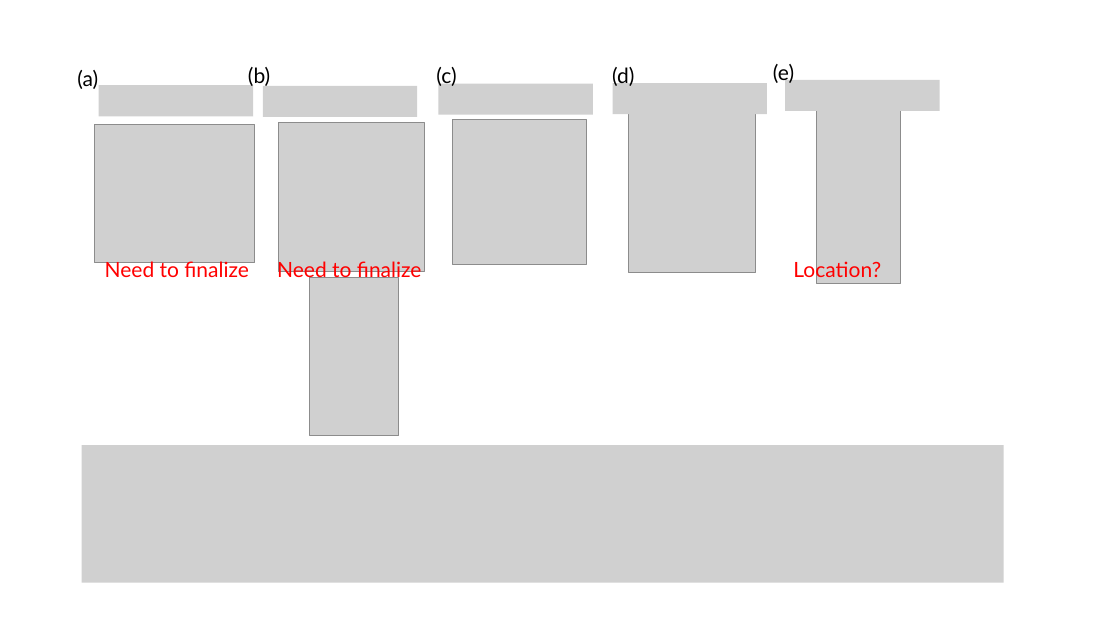
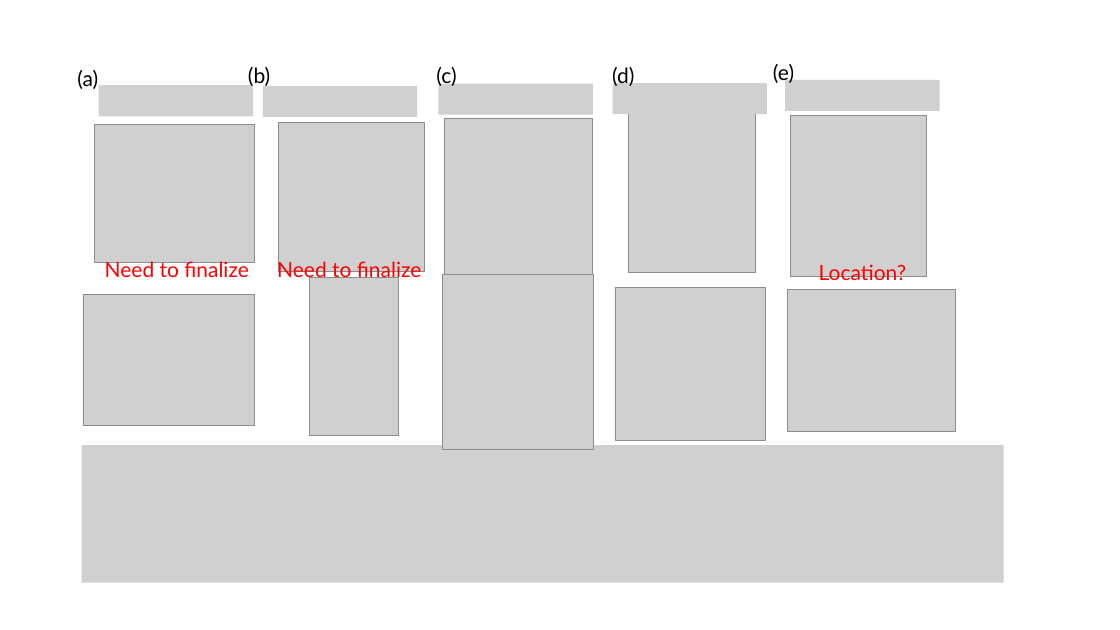
Before and after one commit to tyokokur/presentations, a slide deck: slide 5 of SYSG3_paper.pptx. Drawn at 1120x630 pixels with LibreOffice and Linux fonts; fonts in the diff are those of the drawing; grey boxes stand for pictures. Boxes give left, top, right and bottom in pixels: in the first picture for what was removed or moved away, otherwise in the second. Text is boxed around its words. In the diff, an @@ line names an element or a change of style, - is before the commit and + after.

```diff
--- a/SYSG3_paper.pptx
+++ b/SYSG3_paper.pptx
@@ picture: place and size @@
-picture at [452,119,586,265]
+picture at [445,118,593,276]
@@ picture: place and size @@
-picture at [817,103,901,283]
+picture at [791,116,926,276]
@@ text "Location?": place and size @@
-text "Location?" at [793,259,881,282]
+text "Location?" at [819,264,907,285]
@@ picture added at [83,294,255,426] @@
@@ picture added at [443,275,594,450] @@
@@ picture added at [615,287,765,440] @@
@@ picture added at [787,290,955,432] @@
```
Also in this commit, not shown: 1 other slide changed.
